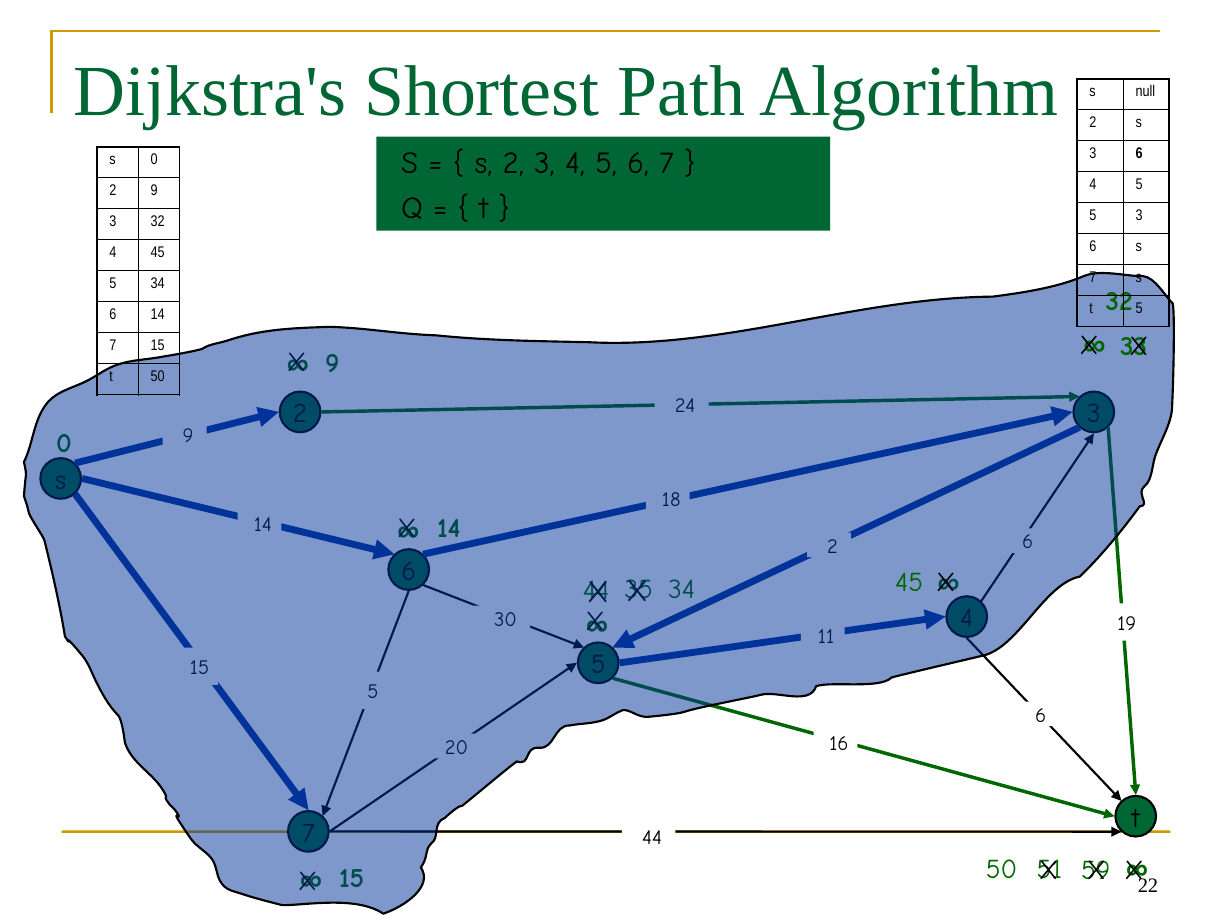
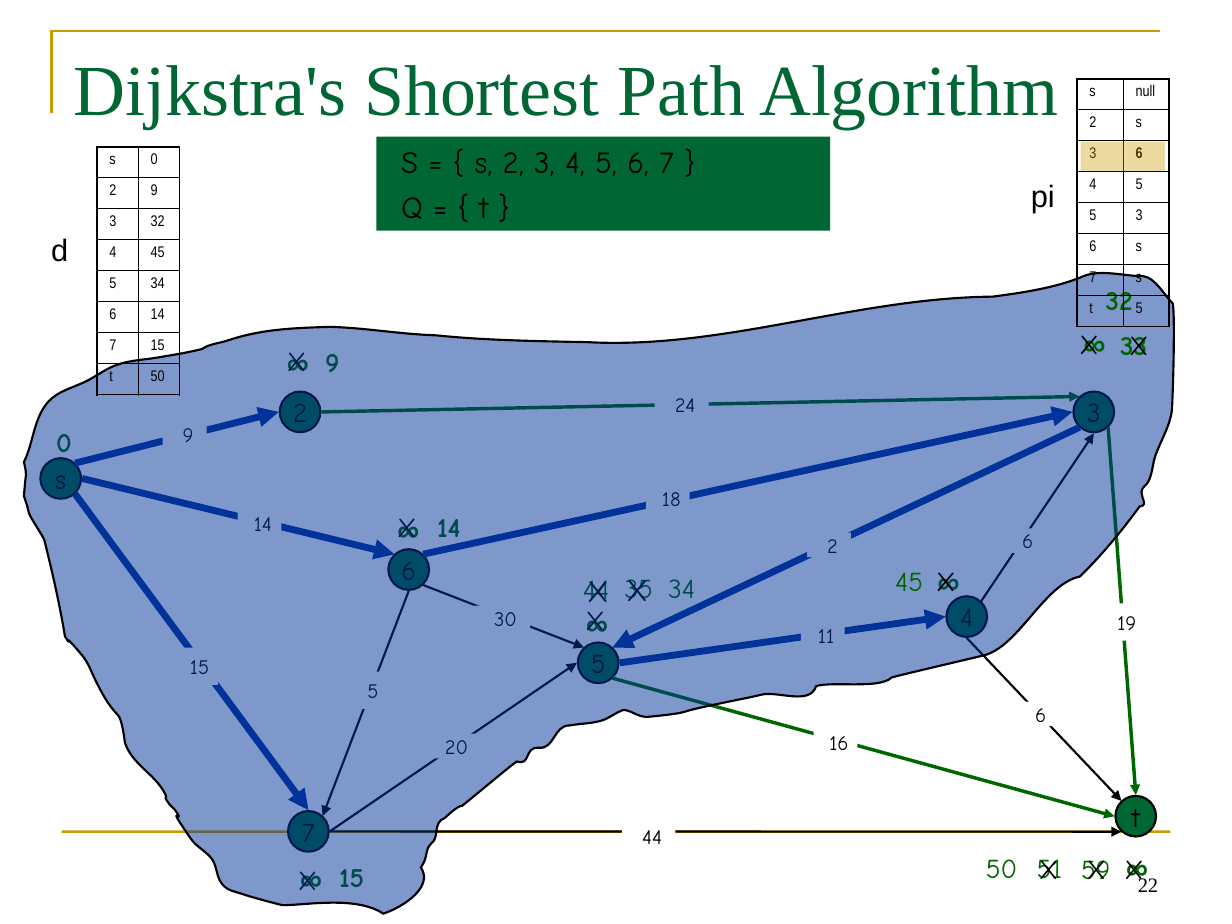
Before and after one commit to rugbyprof/3013-Algorithms, a slide deck: slide 22 of Lectures/demo-dijkstra.ppt. Drawn at 1232x924 pixels with LibreOffice and Linux fonts; fonts in the diff are those of the drawing. Boxes give left, top, right and bottom in pixels: in the first picture for what was removed or moved away, otherwise in the second. Text is boxed around its words. In the diff, an @@ line names an element or a change of style, - is before the commit and + after.

```diff
--- a/Lectures/demo-dijkstra.ppt
+++ b/Lectures/demo-dijkstra.ppt
@@ rectangle added at bbox=[1080, 142, 1164, 171], fill #CC9900 at 36% opacity @@
@@ text added at bbox=[1031, 184, 1055, 213], 18 pt, text #000000 @@
+pi
@@ text added at bbox=[51, 238, 68, 262], 18 pt, text #000000 @@
+d
```
Also in this commit, not shown: 16 other slides changed, 4 other files.
